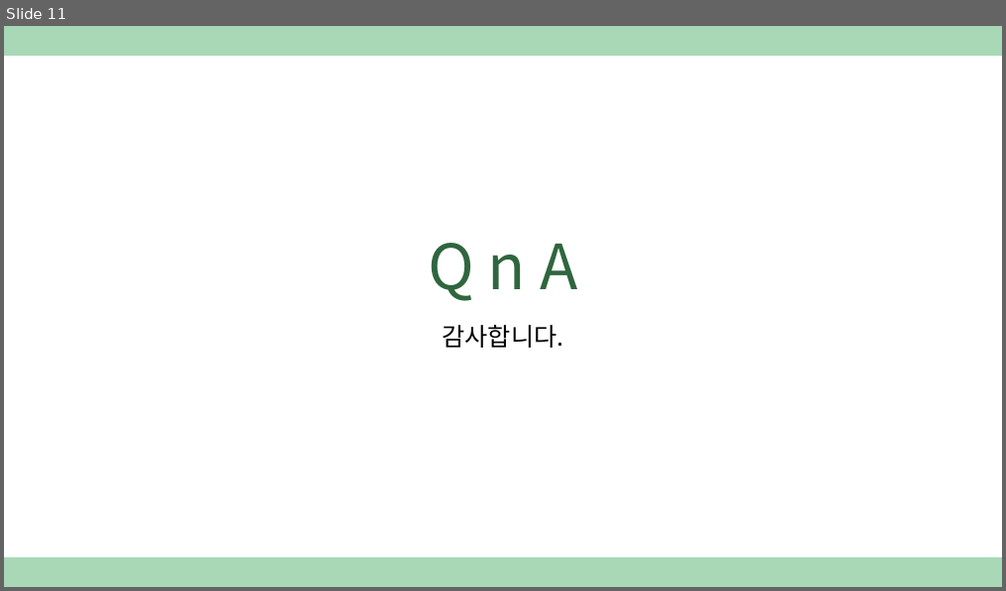
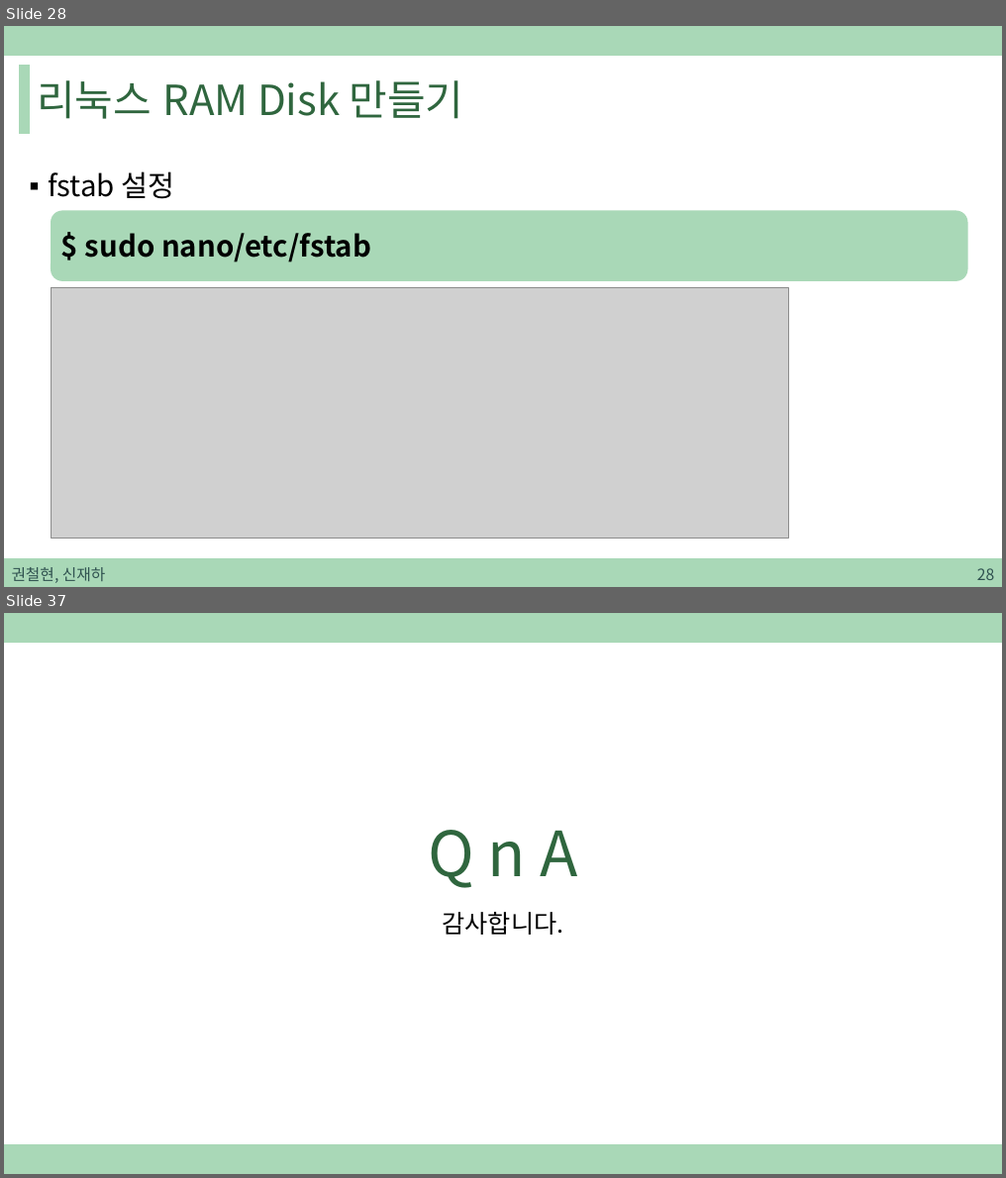
Before and after one commit to sjh4287/capston, a slide deck: 2022.02.18/권철현,신재하.pptx. Shown one above the other, each under a label of ours: slide 11 before the commit, slides 28 and 37 after it; the slides between them are not shown. The pictures are 1006x591 and 1006x1178 pixels, drawn with LibreOffice and Linux fonts; fonts in the diff are those of the drawing; grey boxes stand for pictures. Boxes give left, top, right and bottom in pixels: in the first picture for what was removed or moved away, otherwise in the second. Text is boxed around its words. In the diff, an @@ line names an element or a change of style, - is before the commit and + after.

```diff
--- a/2022.02.18/권철현,신재하.pptx
+++ b/2022.02.18/권철현,신재하.pptx
@@ slide 28 added at <box>4,26,1002,587</box>, background #FFFFFF; not listed: 1 template element that a slide beside it also shows @@
@@ rectangle added at <box>20,65,29,134</box>, fill #A9D8B7, outline #A9D8B7 1 pt @@
@@ title added at <box>37,80,464,119</box>, 40 pt, text #2F663E @@
+리눅스 RAM Disk 만들기
@@ text added at <box>48,172,174,199</box>, 28 pt, text #000000 @@
+▪ fstab 설정
@@ rounded rectangle added at <box>51,211,968,281</box>, fill #A9D8B7, 28 pt, text #000000, bold @@
+$ sudo nano/etc/fstab
@@ picture added at <box>51,287,788,538</box> @@
@@ rectangle added at <box>4,559,1002,587</box>, fill #A9D8B7, outline #A9D8B7 1 pt @@
@@ text added at <box>12,568,105,583</box>, 15 pt, text #305250 @@
+권철현, 신재하
@@ page number added at <box>977,569,994,580</box>, 15 pt, text #305250 @@
+28
@@ what was slide 11 is now slide 37 @@
```
Also in this commit, not shown: 1 slide changed, 25 other slides added.
